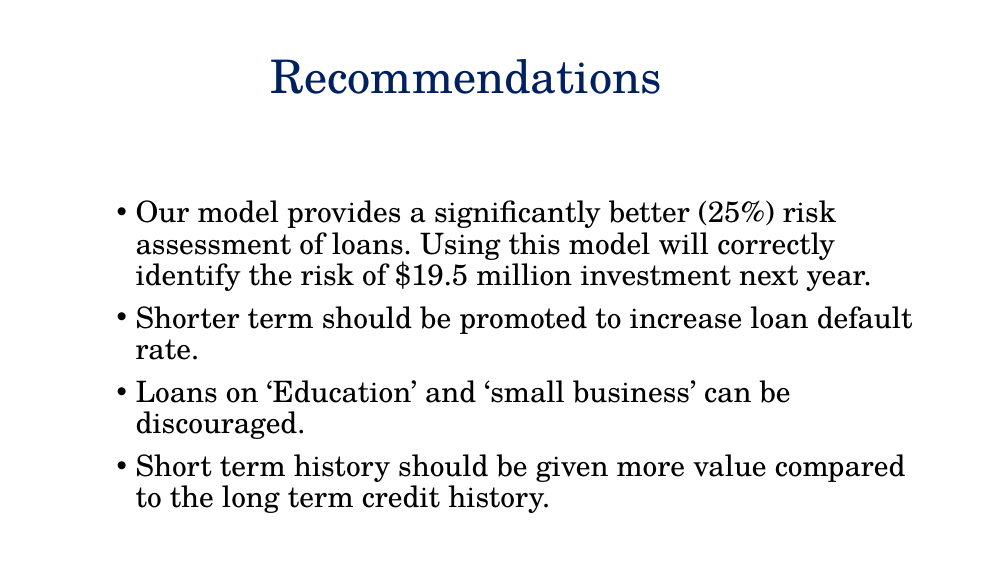
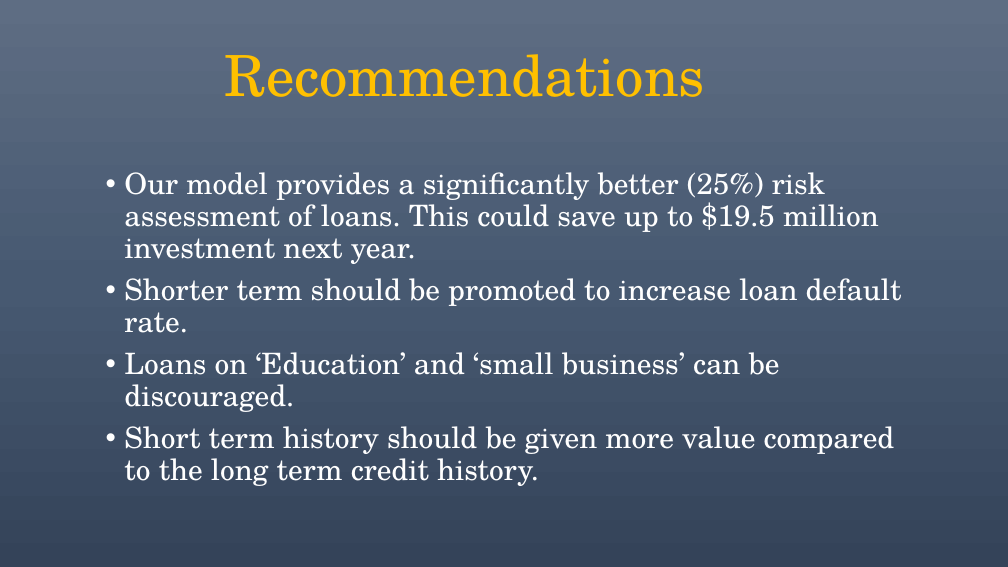
Before and after one commit to lekhnath12/CAPSTONE_II, a slide deck: slide 16 of Slide Deck.pptx. Drawn at 1008x567 pixels with LibreOffice and Linux fonts; fonts in the diff are those of the drawing. Boxes give left, top, right and bottom in pixels: in the first picture for what was removed or moved away, otherwise in the second. Text is boxed around its words. In the diff, an @@ line names an element or a change of style, - is before the commit and + after.

```diff
--- a/Slide Deck.pptx
+++ b/Slide Deck.pptx
@@ background #FFFFFF to gradient #5E6D85 to #495A73 to #35445A @@
@@ text "Recommendations" at box(224, 54, 705, 97): size 44 to 54 pt, text colour #002060 to #FFC000 @@
@@ text "Our model provides a significantly ...": place and size @@
-text "Our model provides a significantly ..." at box(136, 200, 913, 513)
+text "Our model provides a significantly ..." at box(124, 172, 902, 486)
@@ text at box(124, 172, 879, 264): text changed; text colour #000000 to #FFFFFF @@
-• Our model provides a significantly better (25%) risk assessment of loans. Using this model will correctly identify the risk of $19.5 million investment next year.
+• Our model provides a significantly better (25%) risk assessment of loans. This could save up to $19.5 million investment next year.
@@ text at box(124, 278, 902, 486): text colour #000000 to #FFFFFF in "Shorter term should be promoted to increase ...", "Loans on ‘Education’ and ‘small business’ can ...", "Short term history should be given more ..." @@
```
Also in this commit, not shown: 15 other slides changed.
